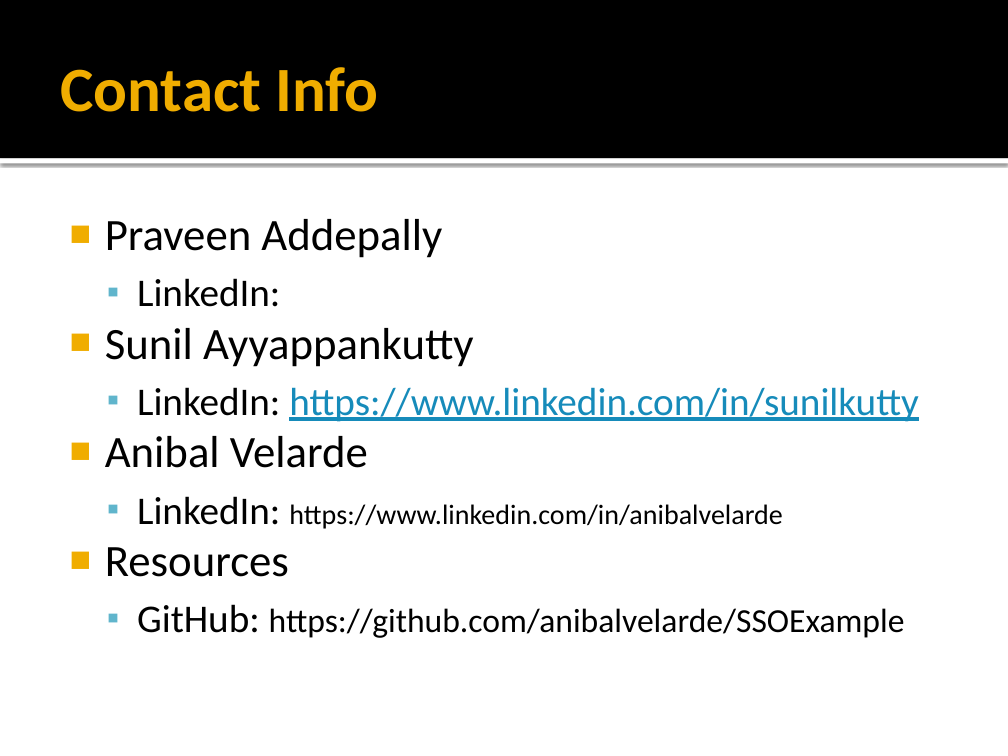
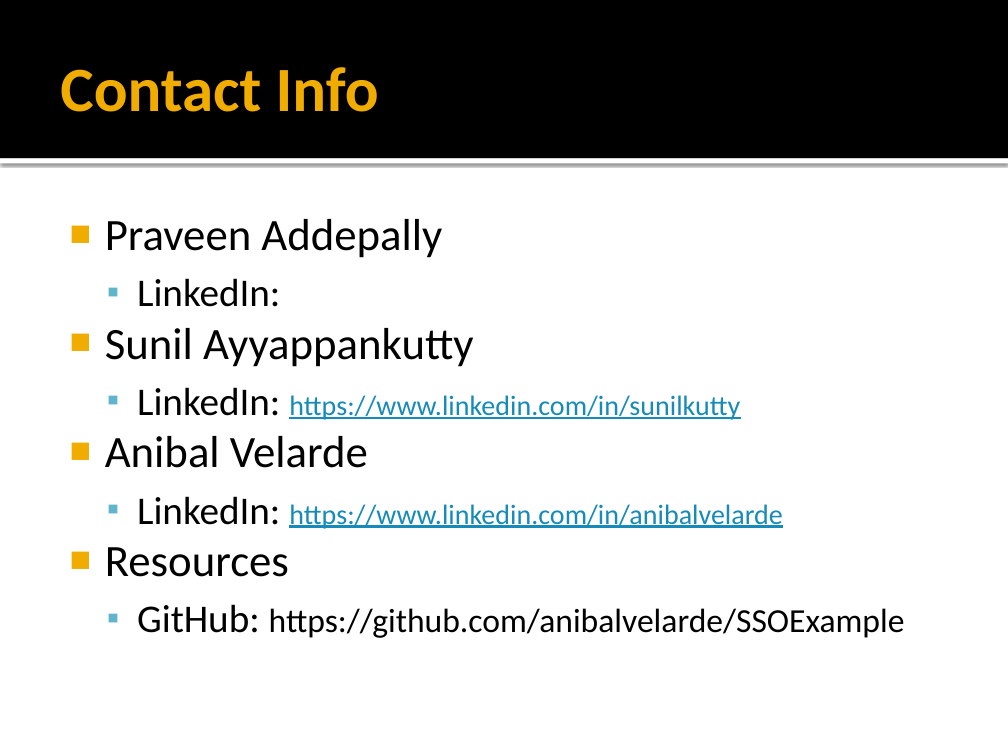
Before and after one commit to anibalvelarde/SSOExample, a slide deck: slide 2 of SSOPresentation/IAM_SSO.pptx. Drawn at 1008x756 pixels with LibreOffice and Linux fonts; fonts in the diff are those of the drawing. Boxes give left, top, right and bottom in pixels: in the first picture for what was removed or moved away, otherwise in the second. Text is boxed around its words. In the diff, an @@ line names an element or a change of style, - is before the commit and + after.

```diff
--- a/SSOPresentation/IAM_SSO.pptx
+++ b/SSOPresentation/IAM_SSO.pptx
@@ text at [137, 387, 782, 529]: size 28 to 20 pt in "https://www.linkedin.com/in/sunilkutty"; text colour #000000 to #168BBA, underline on in "https://www.linkedin.com/in/anibalvelarde"; less space between paragraphs @@
```
Also in this commit, not shown: 2 other slides changed, 1 other file.
